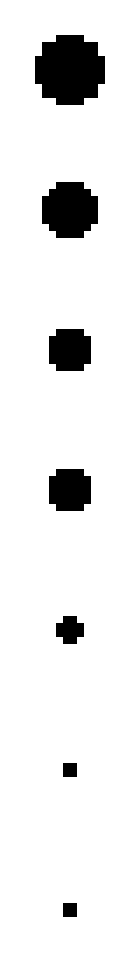
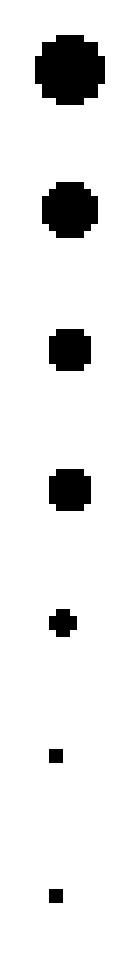
The second 140×980 image is a revision of the first. Changes to its layers:
renamed "Shadow marble sink" to "Shadow marble sink shifted", painted on it over left=49, top=609, right=84, bottom=917
